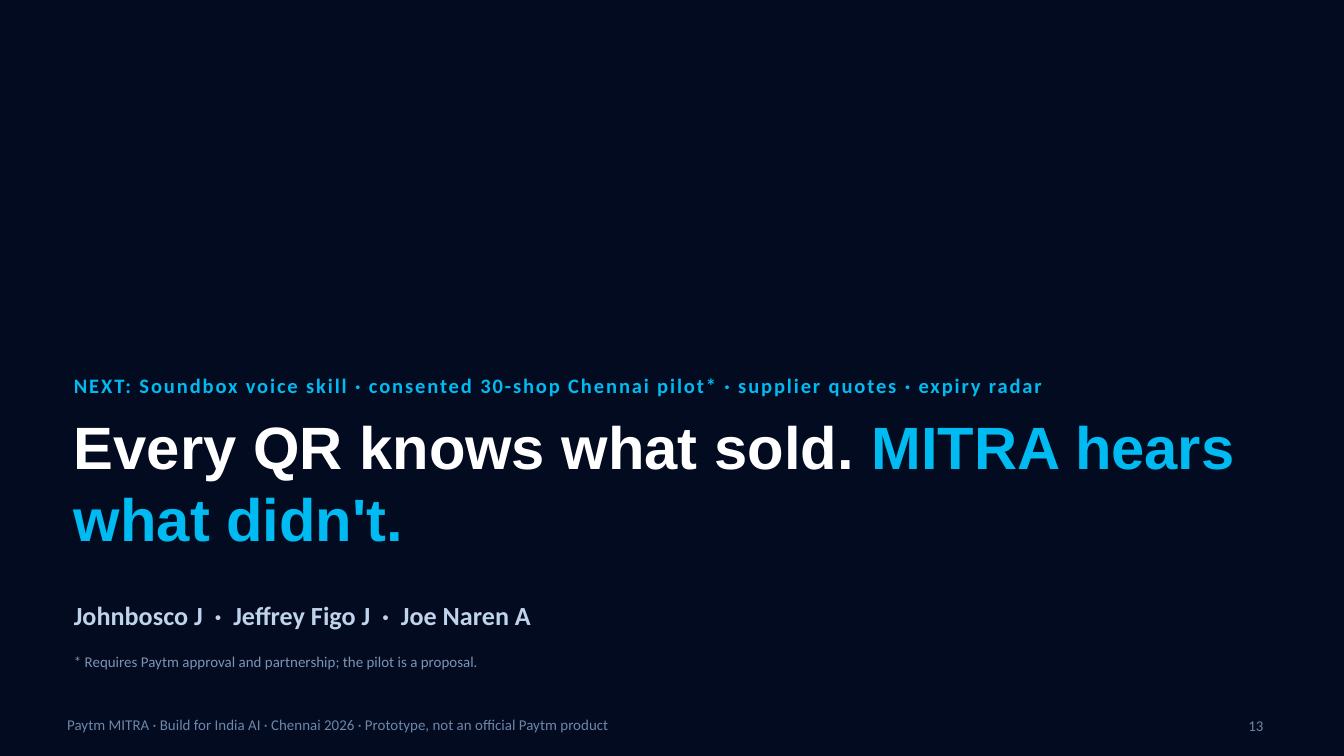
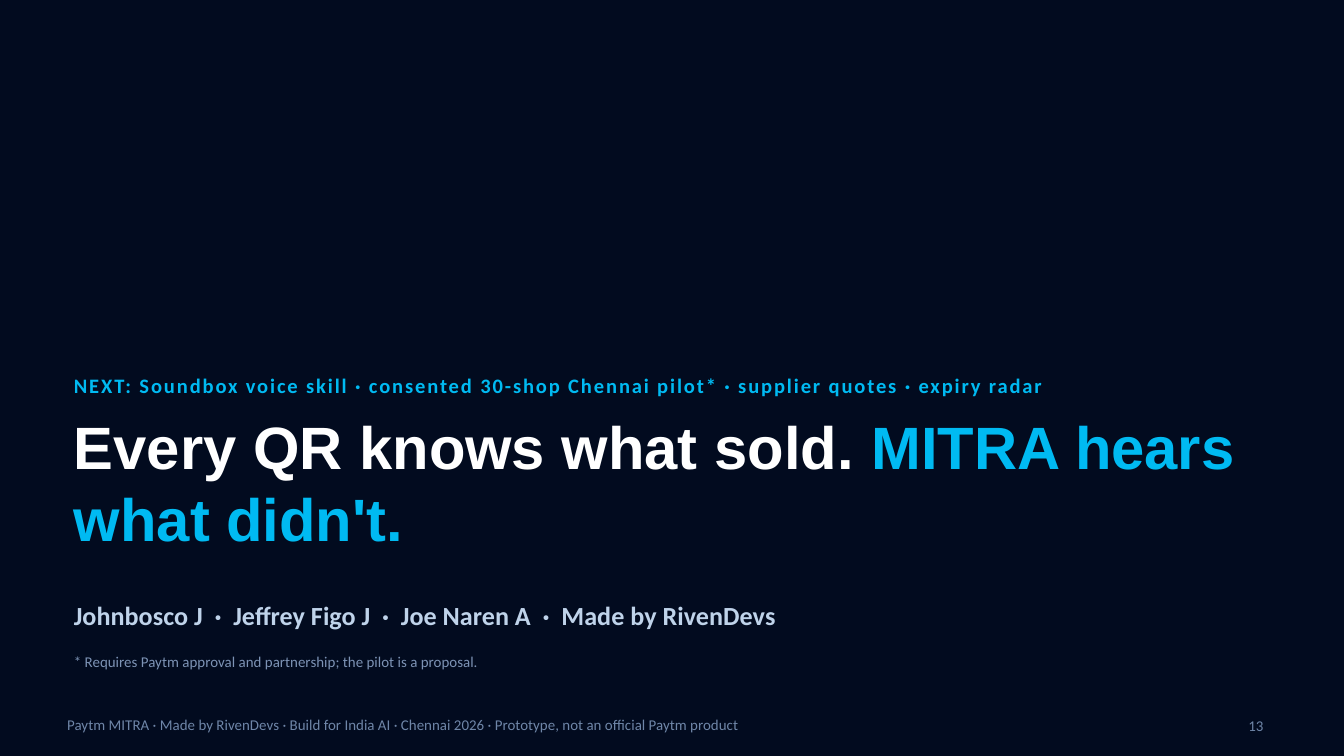
Before and after one commit to johnbosco-j/paytm-mitra, a slide deck: slide 13 of pitch/Paytm_MITRA_Pitch.pptx. Drawn at 1344x756 pixels with LibreOffice and Linux fonts; fonts in the diff are those of the drawing; background and template pictures are left out. Boxes give left, top, right and bottom in pixels: in the first picture for what was removed or moved away, otherwise in the second. Text is boxed around its words. In the diff, an @@ line names an element or a change of style, - is before the commit and + after.

```diff
--- a/pitch/Paytm_MITRA_Pitch.pptx
+++ b/pitch/Paytm_MITRA_Pitch.pptx
@@ text at (74,606,776,630): text changed @@
-Johnbosco J · Jeffrey Figo J · Joe Naren A
+Johnbosco J · Jeffrey Figo J · Joe Naren A · Made by RivenDevs
@@ text at (67,719,738,733): text changed @@
-Paytm MITRA · Build for India AI · Chennai 2026 · Prototype, not an official Paytm product
+Paytm MITRA · Made by RivenDevs · Build for India AI · Chennai 2026 · Prototype, not an official Paytm product
```
Also in this commit, not shown: 12 other slides changed, 38 other files.
